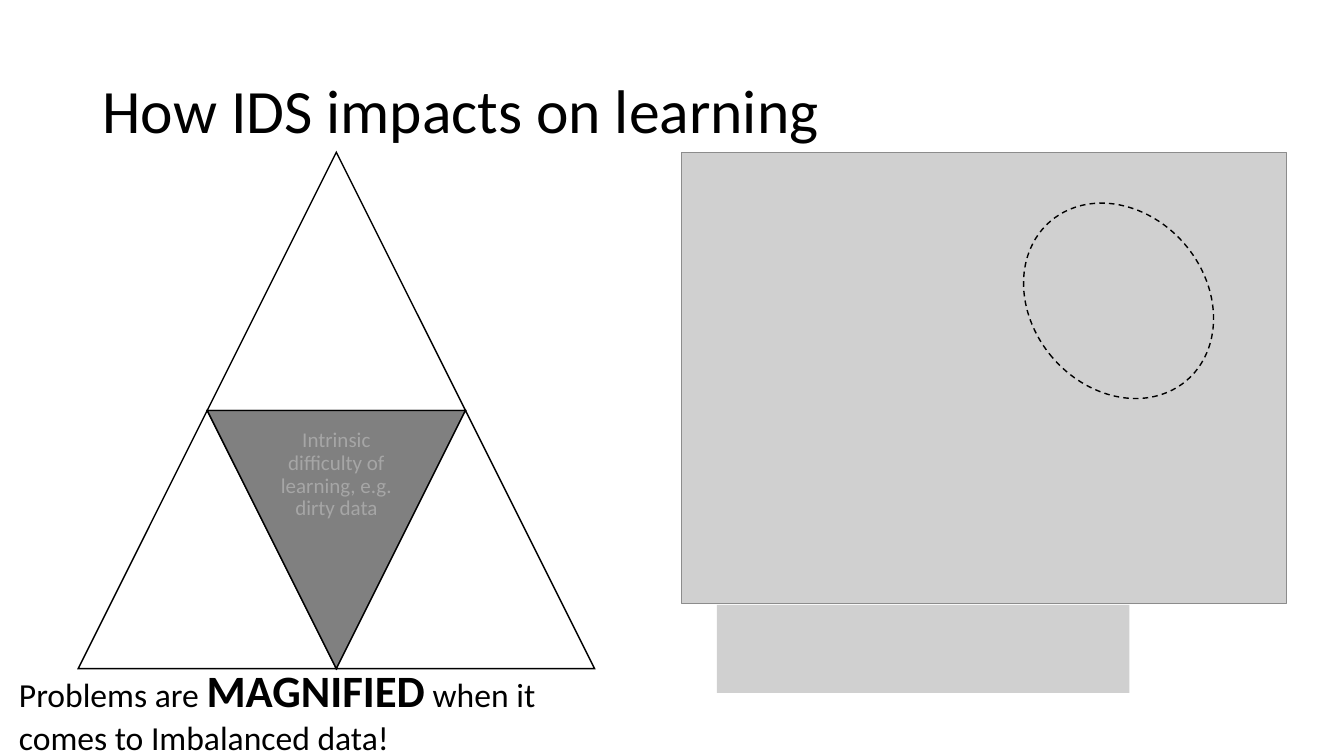
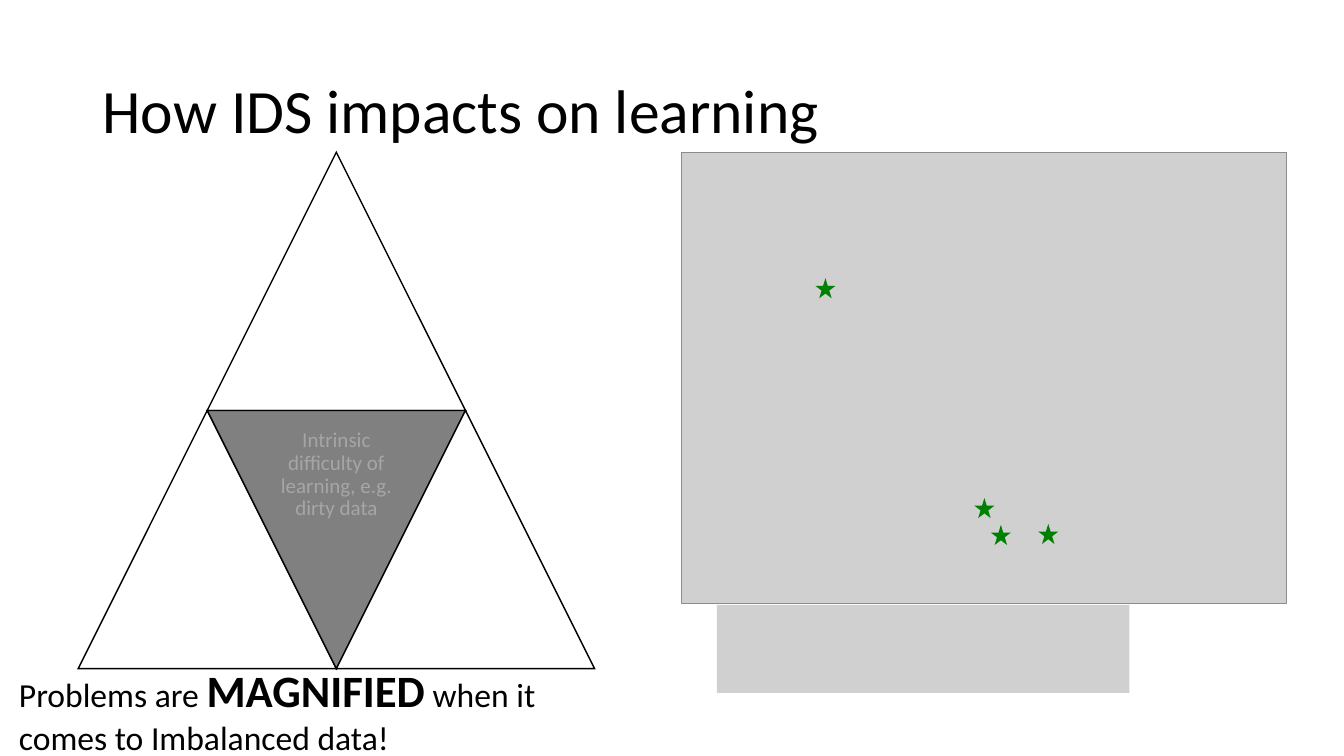
Before and after one commit to RKDSOne/ids, a slide deck: slide 14 of slides&notes/Learning on imbalanced data.pptx. Drawn at 1344x756 pixels with LibreOffice and Linux fonts; fonts in the diff are those of the drawing; grey boxes stand for pictures. Boxes give left, top, right and bottom in pixels: in the first picture for what was removed or moved away, otherwise in the second. Text is boxed around its words. In the diff, an @@ line names an element or a change of style, - is before the commit and + after.

```diff
--- a/slides&notes/Learning on imbalanced data.pptx
+++ b/slides&notes/Learning on imbalanced data.pptx
@@ ellipse removed at [984, 164, 1253, 437] @@
@@ star added at [816, 278, 836, 298], fill #008000 @@
@@ star added at [975, 498, 995, 518], fill #008000 @@
@@ star added at [991, 525, 1011, 545], fill #008000 @@
@@ star added at [1038, 524, 1059, 544], fill #008000 @@
```
Also in this commit, not shown: 3 slides added, 2 slides removed.
